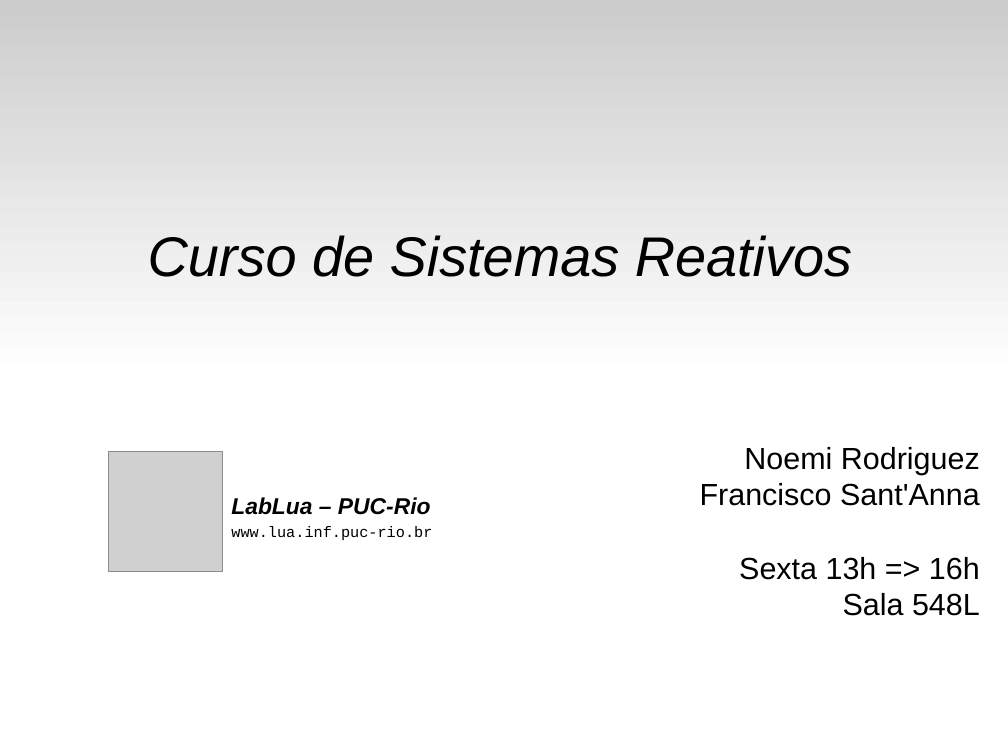
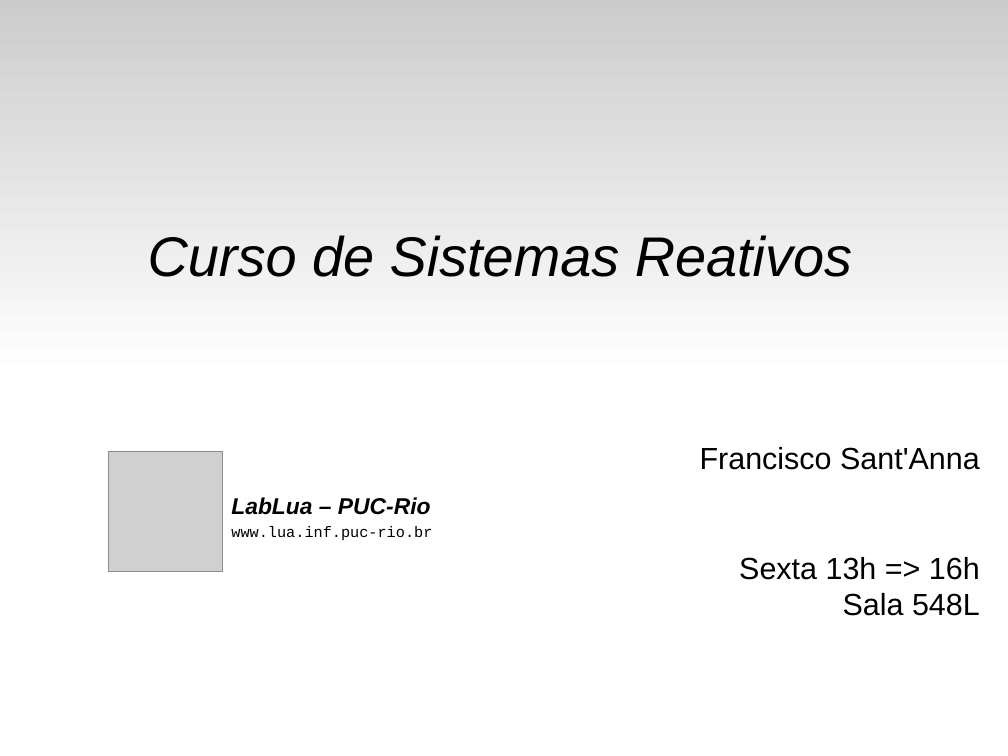
Before and after one commit to fsantanna-uerj/reativos, a slide deck: slide 1 of slides/00_intro.odp. Drawn at 1008x756 pixels with LibreOffice and Linux fonts; fonts in the diff are those of the drawing; grey boxes stand for pictures. Boxes give left, top, right and bottom in pixels: in the first picture for what was removed or moved away, otherwise in the second. Text is boxed around its words. In the diff, an @@ line names an element or a change of style, - is before the commit and + after.

```diff
--- a/slides/00_intro.odp
+++ b/slides/00_intro.odp
@@ text at <box>744,447,980,475</box>: paragraph removed @@
-Noemi Rodriguez
```
Also in this commit, not shown: 6 other slides changed, 1 slide added, 2 slides removed, 7 other files.
